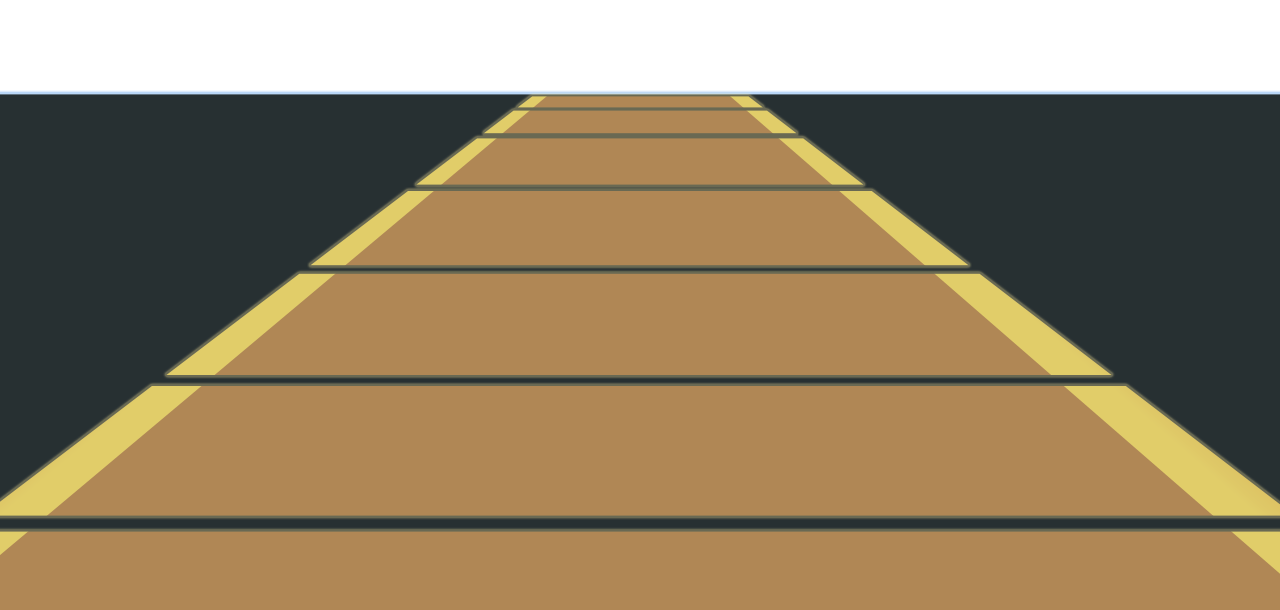
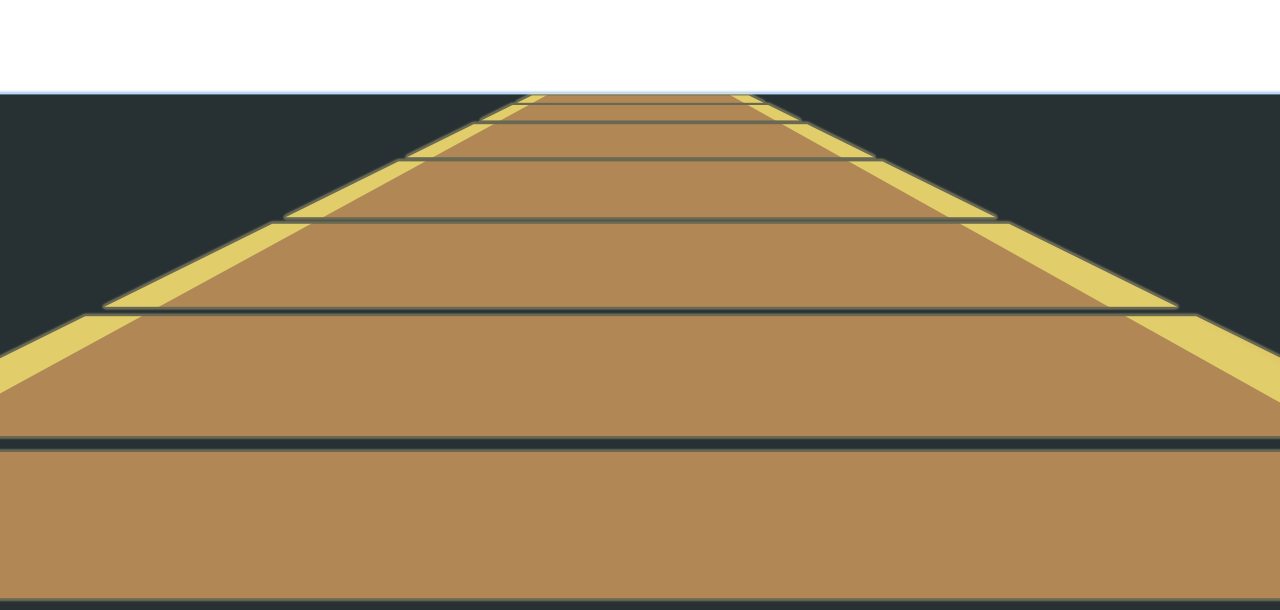
Layered file, before and after one edit (1280 x 610). Changes by layer:
painted on "Shape 2" over <box>0,91,1280,574</box>
painted on "Shape 1 copy" over <box>0,95,1280,610</box>
